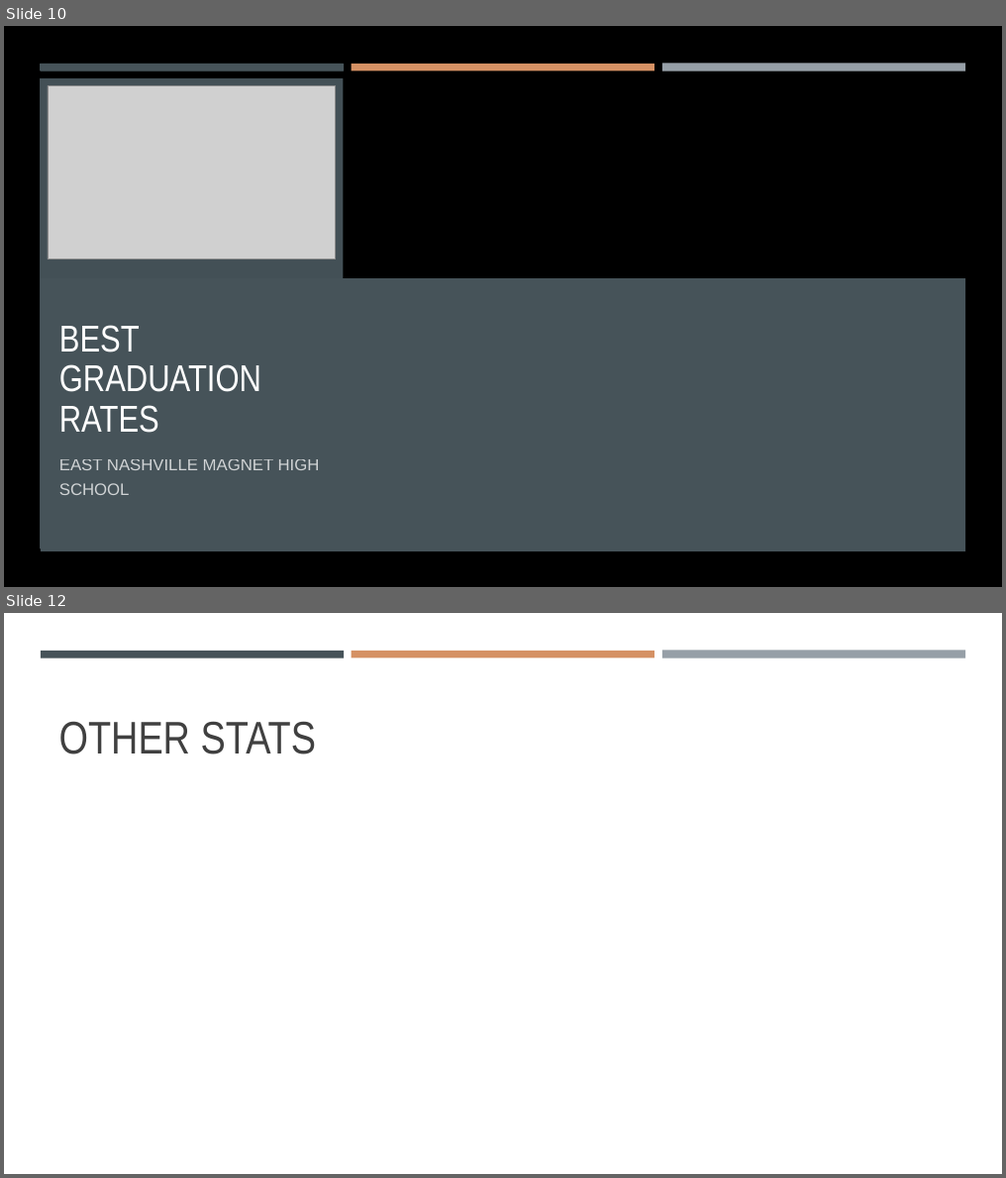
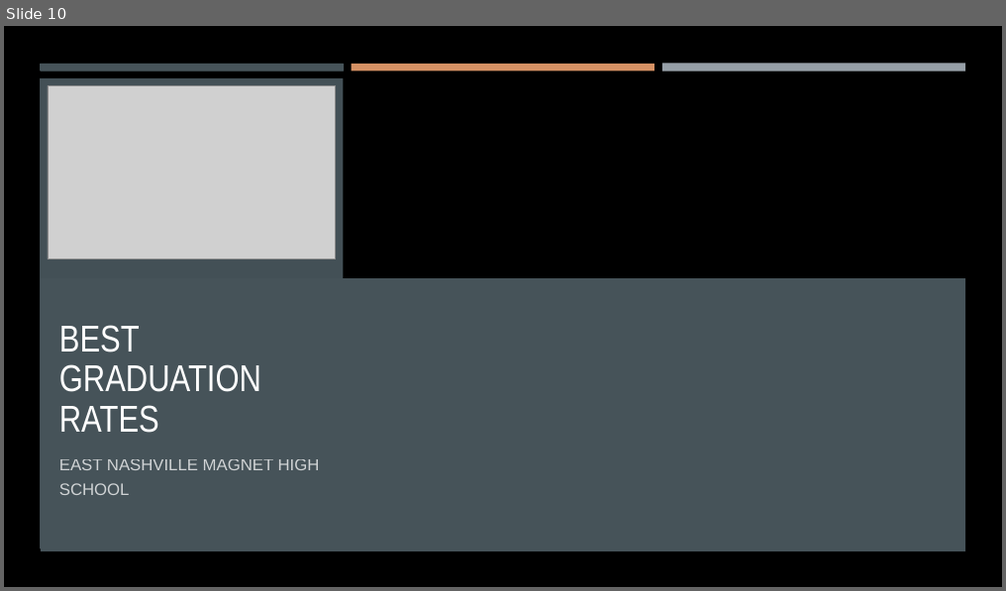
Before and after one commit to ericahen/capstone-da12, a slide deck: presentation/presentation.pptx. Shown one above the other, each under a label of ours: slides 10 and 12 before the commit, slide 10 after it; the slides between them are not shown. The pictures are 1006x1178 and 1006x591 pixels, drawn with LibreOffice and Linux fonts; fonts in the diff are those of the drawing; grey boxes stand for pictures; background and template pictures are left out. Boxes give left, top, right and bottom in pixels: in the first picture for what was removed or moved away, otherwise in the second. Text is boxed around its words. In the diff, an @@ line names an element or a change of style, - is before the commit and + after.

```diff
--- a/presentation/presentation.pptx
+++ b/presentation/presentation.pptx
@@ slide 12 removed at [4, 613, 1002, 1174], background #FFFFFF @@
@@ rectangle removed at [41, 651, 344, 658] @@
@@ rectangle removed at [351, 651, 654, 658] @@
@@ rectangle removed at [662, 651, 965, 659] @@
@@ title removed at [59, 721, 316, 755] @@
-OTHER STATS
```
Also in this commit, not shown: 5 slides changed, 6 slides added, 6 other slides removed.
